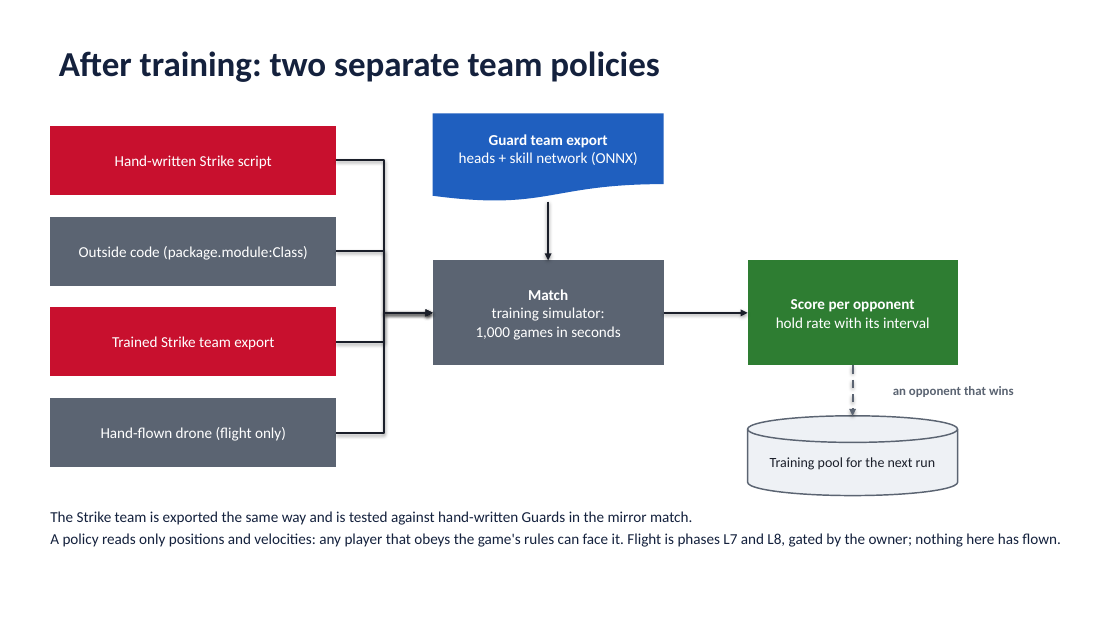
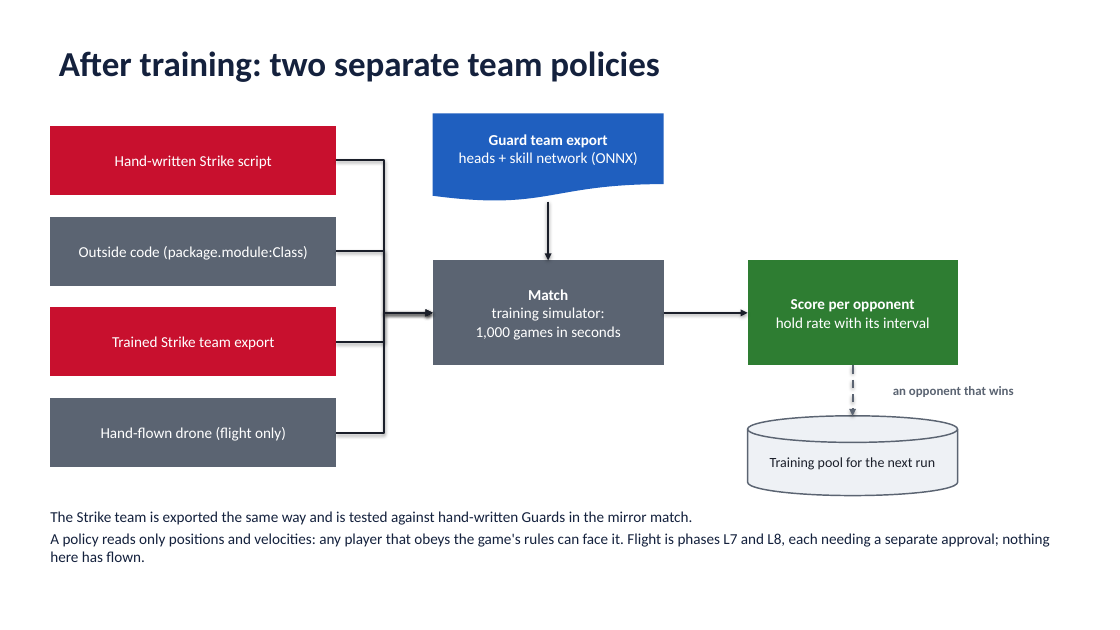
Before and after one commit to AI-DA-STC/AirStack-starling-max2, a slide deck: slide 7 of svg_training/ste_learning/figures/learned_skills_route.pptx. Drawn at 1120x630 pixels with LibreOffice and Linux fonts; fonts in the diff are those of the drawing. Boxes give left, top, right and bottom in pixels: in the first picture for what was removed or moved away, otherwise in the second. Text is boxed around its words. In the diff, an @@ line names an element or a change of style, - is before the commit and + after.

```diff
--- a/svg_training/ste_learning/figures/learned_skills_route.pptx
+++ b/svg_training/ste_learning/figures/learned_skills_route.pptx
@@ text at box(50, 533, 1049, 562): text changed @@
-A policy reads only positions and velocities: any player that obeys the game's rules can face it. Flight is phases L7 and L8, gated by the owner; nothing here has flown.
+A policy reads only positions and velocities: any player that obeys the game's rules can face it. Flight is phases L7 and L8, each needing a separate approval; nothing here has flown.
```
Also in this commit, not shown: 5 other slides changed, 6 other files.
